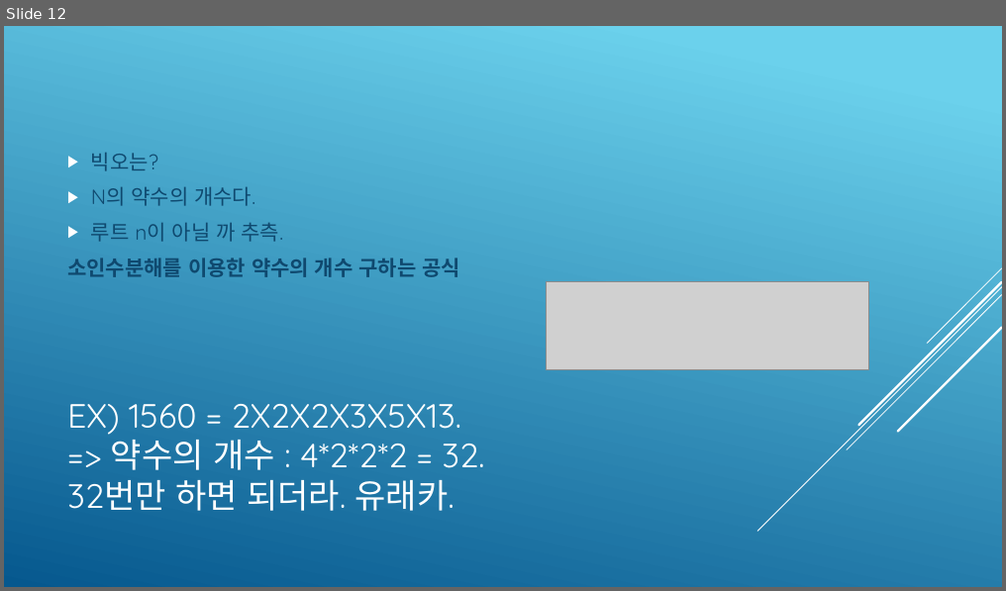
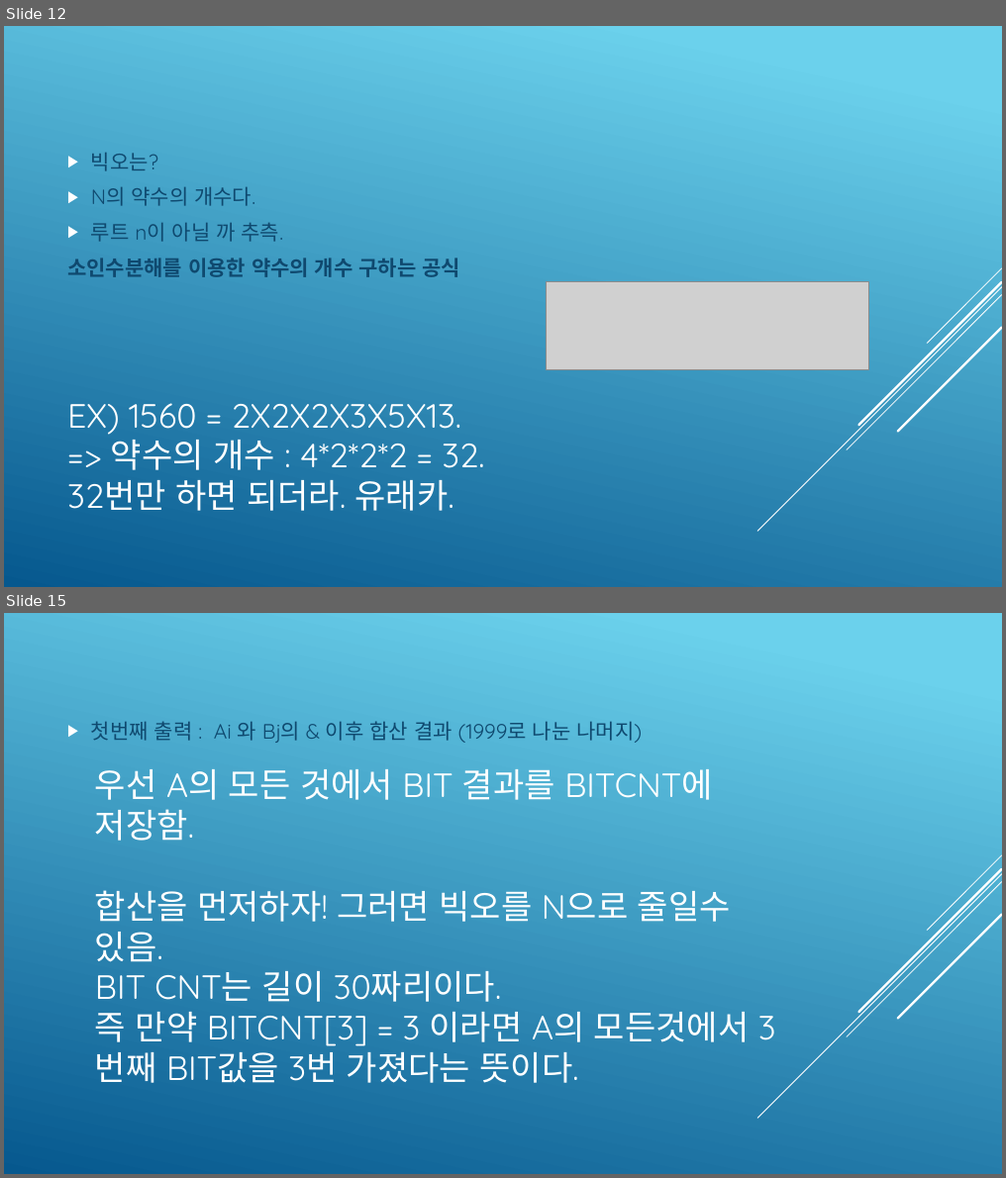
Before and after one commit to ckdgus0505/ACM, a slide deck: PPT 발표자료/UCPC_2018_예선/UCPC 2018 예선 이동석 풀이.pptx. Shown one above the other, each under a label of ours: slide 12 before the commit, slides 12 and 15 after it; the slides between them are not shown. The pictures are 1006x591 and 1006x1178 pixels, drawn with LibreOffice and Linux fonts; fonts in the diff are those of the drawing; grey boxes stand for pictures. Boxes give left, top, right and bottom in pixels: in the first picture for what was removed or moved away, otherwise in the second. Text is boxed around its words. In the diff, an @@ line names an element or a change of style, - is before the commit and + after.

```diff
--- a/PPT 발표자료/UCPC_2018_예선/UCPC 2018 예선 이동석 풀이.pptx
+++ b/PPT 발표자료/UCPC_2018_예선/UCPC 2018 예선 이동석 풀이.pptx
@@ slide 15 added at (4, 613, 1002, 1174), background gradient #6ED2EB to #06588E; not listed: 5 template elements that a slide beside it also shows @@
@@ text added at (91, 721, 642, 743), 20 pt, text #0F496F @@
+▶ 첫번째 출력 : Ai 와 Bj의 & 이후 합산 결과 (1999로 나눈 나머지)
@@ title added at (95, 769, 748, 1083), 32.4 pt, text #FFFFFF @@
+우선 A의 모든 것에서 BIT 결과를 BITCNT에 저장함.
+합산을 먼저하자! 그러면 빅오를 N으로 줄일수 있음.
+BIT CNT는 길이 30짜리이다.
+즉 만약 BITCNT[3] = 3 이라면 A의 모든것에서 3번째 BIT값을 3번 가졌다는 뜻이다.
```
Also in this commit, not shown: 4 other slides added, 2 other files.
